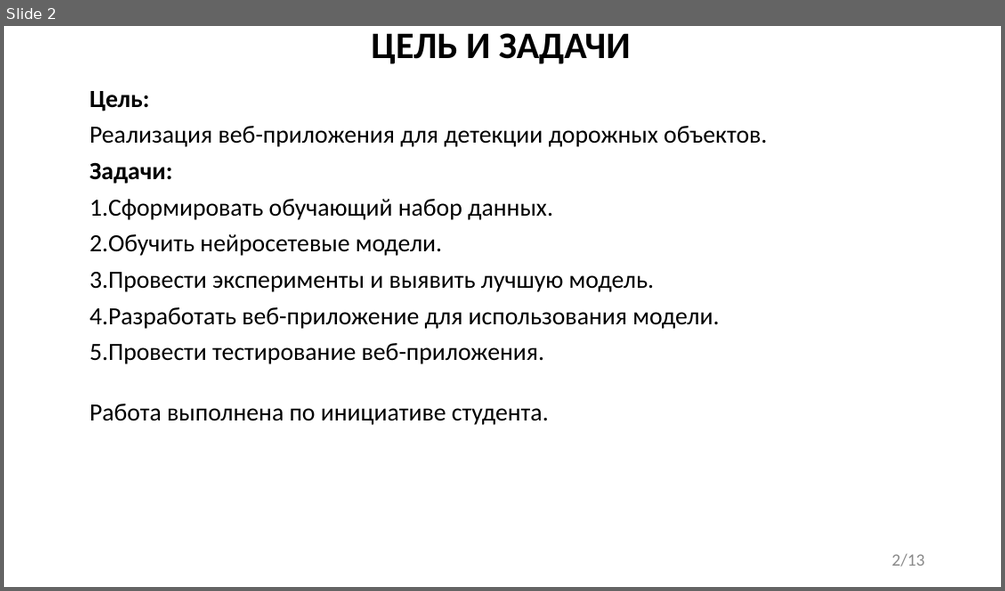
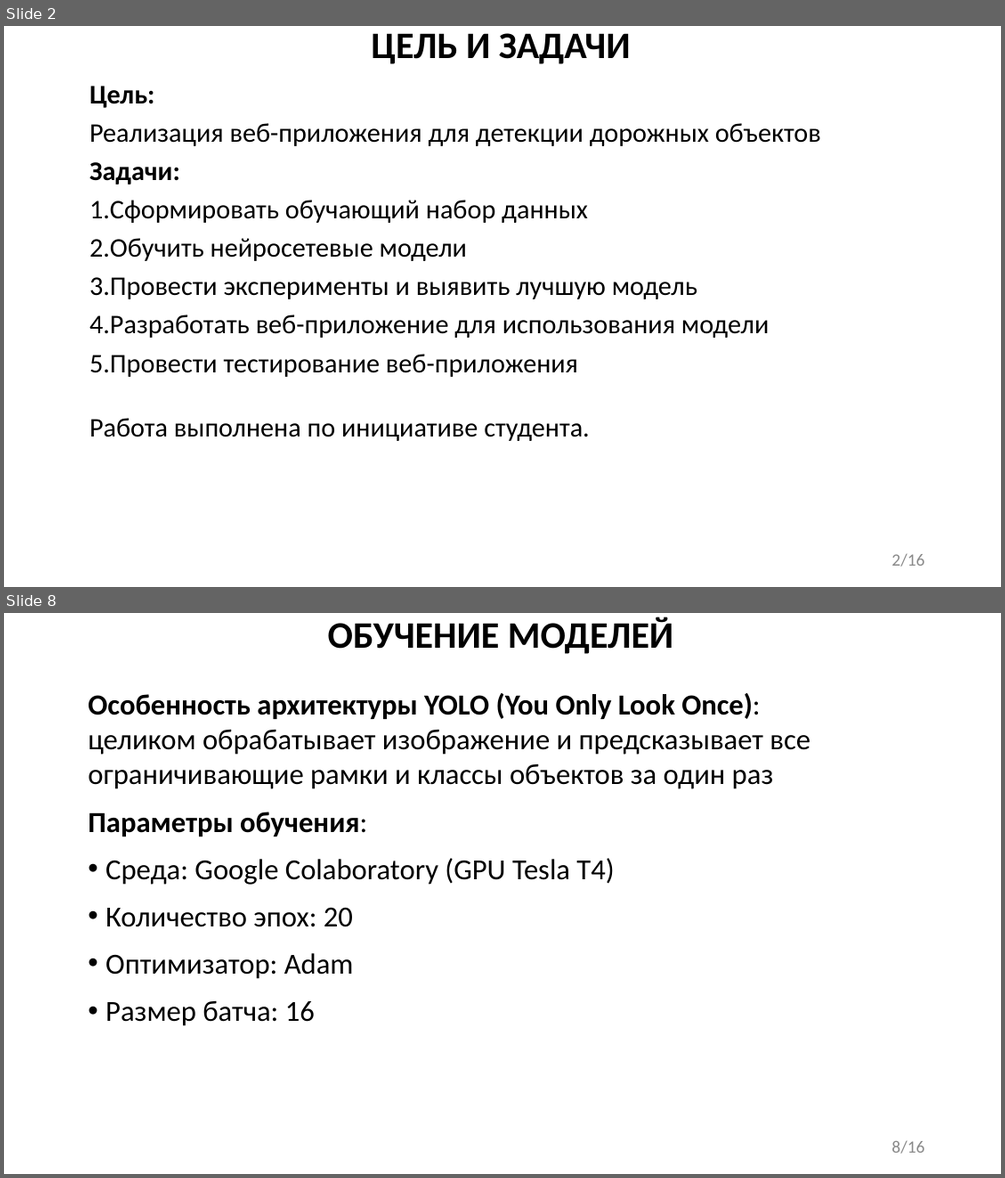
Before and after one commit to FaceMan01/Homework, a slide deck: ВКР/презентация.ppt. Shown one above the other, each under a label of ours: slide 2 before the commit, slides 2 and 8 after it; the slides between them are not shown. The pictures are 1005x591 and 1005x1178 pixels, drawn with LibreOffice and Linux fonts; fonts in the diff are those of the drawing. Boxes give left, top, right and bottom in pixels: in the first picture for what was removed or moved away, otherwise in the second. Text is boxed around its words. In the diff, an @@ line names an element or a change of style, - is before the commit and + after.

```diff
--- a/ВКР/презентация.ppt
+++ b/ВКР/презентация.ppt
@@ slide 8 added at (x1=4, y1=613, x2=1001, y2=1174), background #FFFFFF @@
@@ title added at (x1=328, y1=617, x2=673, y2=654), 36 pt, text #000000, bold @@
+ОБУЧЕНИЕ МОДЕЛЕЙ
@@ text added at (x1=88, y1=693, x2=810, y2=1026), 28 pt, text #000000 @@
+Особенность архитектуры YOLO (You Only Look Once):
+целиком обрабатывает изображение и предсказывает все ограничивающие рамки и классы объектов за один раз
+Параметры обучения:
+• Среда: Google Colaboratory (GPU Tesla T4)
+• Количество эпох: 20
+• Оптимизатор: Adam
+• Размер батча: 16
@@ page number added at (x1=891, y1=1141, x2=924, y2=1153), 16.6 pt, text #898989 @@
+8/16
@@ slide 2 changed as well @@
@@ text at (x1=89, y1=86, x2=590, y2=441): size 23.8 to 25.9 pt in "Цель:", "Задачи:", "Работа выполнена по инициативе студента." @@
@@ text at (x1=89, y1=123, x2=821, y2=146): text changed; size 23.8 to 25.9 pt @@
-Реализация веб-приложения для детекции дорожных объектов.
+Реализация веб-приложения для детекции дорожных объектов
@@ text at (x1=89, y1=200, x2=769, y2=377): text changed; size 23.8 to 25.9 pt @@
-1. Сформировать обучающий набор данных.
-2. Обучить нейросетевые модели.
-3. Провести эксперименты и выявить лучшую модель.
-4. Разработать веб-приложение для использования модели.
-5. Провести тестирование веб-приложения.
+1. Сформировать обучающий набор данных
+2. Обучить нейросетевые модели
+3. Провести эксперименты и выявить лучшую модель
+4. Разработать веб-приложение для использования модели
+5. Провести тестирование веб-приложения
@@ page number at (x1=891, y1=554, x2=924, y2=566): text changed @@
-2/13
+2/16
```
Also in this commit, not shown: 8 other slides changed, 7 other slides added, 4 slides removed, 1 other file.
